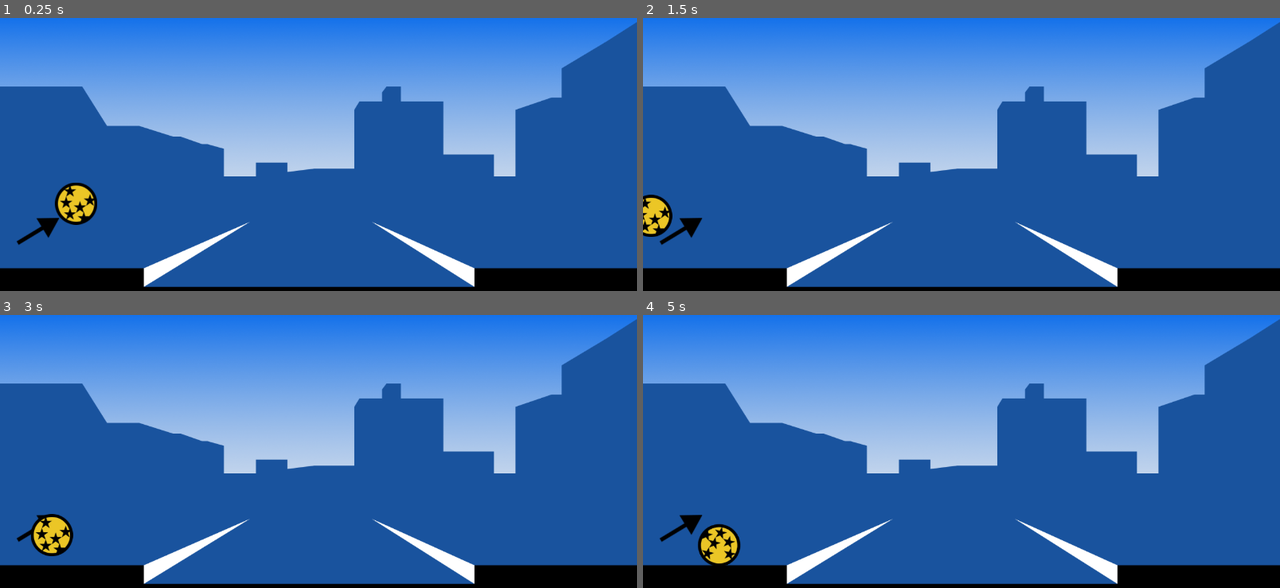
Above: before the commit, frames 1-4 (two rows, left to right).
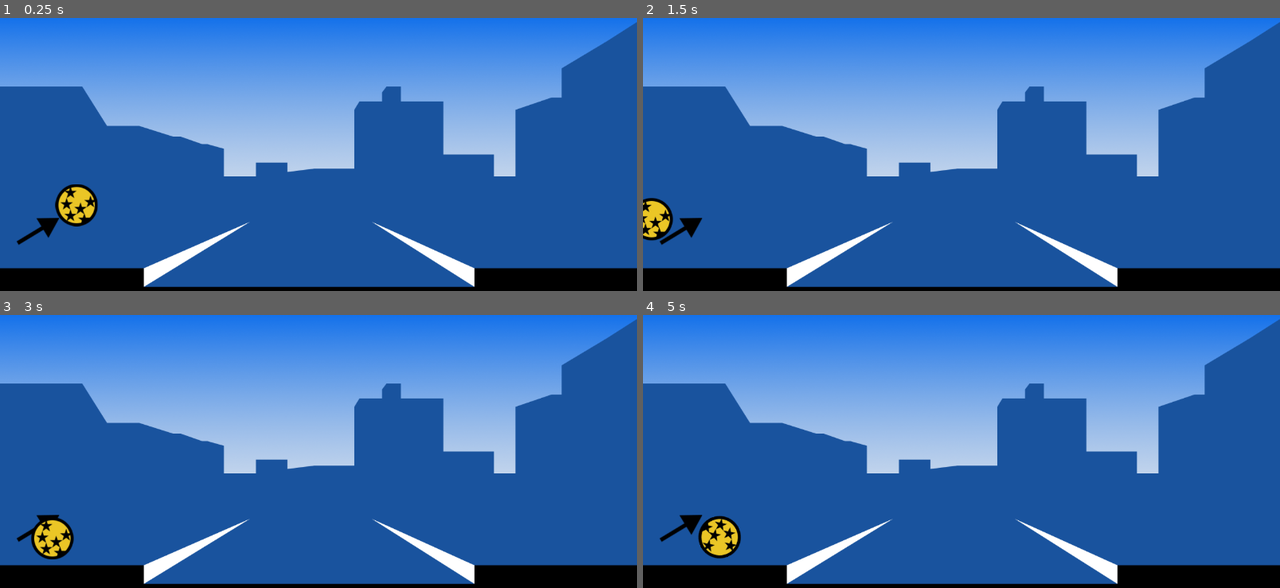
Above: after the commit, the same moments.

Repository: Ravenyy/Godot-Curbs
Game: Godot game, scene res://src/Main.tscn
Same seed, same stepped clock (60 frames per second), same inputs: the game is played once before the commit and once after it. Before the commit the project starts from res://src/scene1.tscn.
Inputs (mouse positions are in pixels of both pictures, inside the frame that each line leads up to):
- Up to frame 1 (0.25 s): no input
- Up to frame 2 (1.5 s): tap Enter at 0.5 s; move the mouse to (1101, 140) at 0.52 s; press the mouse at (1101, 140) at 0.53 s; tap Space at 1.25 s; move the mouse to (834, 168) at 1.27 s; release the mouse at (834, 168) at 1.28 s; click (834, 168) at 1.35 s
- Up to frame 3 (3 s): tap Enter at 2 s; move the mouse to (382, 391) at 2.02 s; press the mouse at (382, 391) at 2.03 s; tap Space at 2.75 s; move the mouse to (286, 506) at 2.77 s; release the mouse at (286, 506) at 2.78 s; click (286, 506) at 2.85 s
- Up to frame 4 (5 s): move the mouse to (1152, 492) at 3.52 s; press the mouse at (1152, 492) at 3.53 s; tap Enter at 4.25 s; move the mouse to (770, 410) at 4.27 s; release the mouse at (770, 410) at 4.28 s; click (770, 410) at 4.35 s

The runs differ from the first frame. In frame 1, 0.4% of the frame differs, in the area x 8-16%, y 60-77%; in frame 2, 0.4%; in frame 3, 0.6%; in frame 4, 0.8%, in the area x 8-16%, y 73-92%.

Commit message:
Changed scenes

Diff:
--- a/project.godot
+++ b/project.godot
@@ -11,7 +11,7 @@
 [application]
 
 config/name="curbs1"
-run/main_scene="res://src/scene1.tscn"
+run/main_scene="res://src/Main.tscn"
 config/icon="res://icon.png"
 
 [display]
--- a/src/throw.gd
+++ b/scripts/Throw.gd
@@ -3,6 +3,7 @@
 onready var visibility_notifier = get_node("VisibilityNotifier2D")
 var dragging
 var drag_start = Vector2()
+
 
 func _input(event):
 	if event.is_action_pressed("click") and not dragging:
@@ -18,4 +19,4 @@
 
 func _on_VisibilityNotifier2D_screen_exited():
 	mode = MODE_STATIC
-	set_position(Vector2(0, 0))
+	set_position(Vector2(154, 377))
--- /dev/null
+++ b/src/Main.tscn
@@ -0,0 +1,49 @@
+[gd_scene load_steps=8 format=2]
+
+[ext_resource path="res://src/Left_Curb.tscn" type="PackedScene" id=2]
+[ext_resource path="res://assets/street_1.png" type="Texture" id=3]
+[ext_resource path="res://assets/arrow.png" type="Texture" id=4]
+[ext_resource path="res://assets/white_tile.png" type="Texture" id=5]
+[ext_resource path="res://src/Right_Curb.tscn" type="PackedScene" id=6]
+[ext_resource path="res://src/Asphalt.tscn" type="PackedScene" id=7]
+[ext_resource path="res://src/Ball.tscn" type="PackedScene" id=8]
+
+[node name="Main" type="Node2D"]
+
+[node name="White Background" type="TextureRect" parent="."]
+margin_left = -6.0
+margin_top = -9.0
+margin_right = 1282.0
+margin_bottom = 552.0
+texture = ExtResource( 5 )
+expand = true
+__meta__ = {
+"_edit_use_anchors_": false
+}
+
+[node name="Street Background" type="TextureRect" parent="."]
+margin_left = -8.0
+margin_top = -9.0
+margin_right = 1463.0
+margin_bottom = 795.0
+rect_scale = Vector2( 0.88, 0.8 )
+texture = ExtResource( 3 )
+__meta__ = {
+"_edit_use_anchors_": false
+}
+
+[node name="Arrow" type="Sprite" parent="."]
+position = Vector2( 76, 430 )
+texture = ExtResource( 4 )
+
+[node name="Ball" parent="." instance=ExtResource( 8 )]
+position = Vector2( 154, 377 )
+
+[node name="Asphalt" parent="." instance=ExtResource( 7 )]
+position = Vector2( 577, 568 )
+
+[node name="Left Curb" parent="." instance=ExtResource( 2 )]
+position = Vector2( -49, 527 )
+
+[node name="Right Curb" parent="." instance=ExtResource( 6 )]
+position = Vector2( 1292, 527 )
--- a/src/asphalt.tscn
+++ b/src/asphalt.tscn
@@ -1,12 +1,17 @@
-[gd_scene load_steps=2 format=2]
+[gd_scene load_steps=3 format=2]
 
 [sub_resource type="RectangleShape2D" id=1]
-extents = Vector2( 87.75, 16 )
+extents = Vector2( 566, 26 )
 
-[node name="Node2D" type="Node2D"]
+[sub_resource type="RectangleShape2D" id=2]
+extents = Vector2( 566, 26 )
+
+[node name="Asphalt" type="Area2D"]
 
 [node name="StaticBody2D" type="StaticBody2D" parent="."]
 
 [node name="CollisionShape2D" type="CollisionShape2D" parent="StaticBody2D"]
-scale = Vector2( 4, 1 )
 shape = SubResource( 1 )
+
+[node name="CollisionShape2D" type="CollisionShape2D" parent="."]
+shape = SubResource( 2 )
--- /dev/null
+++ b/src/asphalt_collision.gd
@@ -0,0 +1,10 @@
+extends Node2D
+
+
+onready var ball = get_tree().get_root().find_node("Ball", true, false)
+
+func _on_Area2D_body_entered(body):
+	ball.connect("touch", self, "handle_touch")
+
+func handle_touch():
+	print("Enemy has spotted me")
--- a/src/ball.tscn
+++ b/src/ball.tscn
@@ -1,30 +1,34 @@
-[gd_scene load_steps=5 format=2]
+[gd_scene load_steps=6 format=2]
 
 [ext_resource path="res://assets/ball.png" type="Texture" id=1]
-[ext_resource path="res://src/throw.gd" type="Script" id=2]
+[ext_resource path="res://scripts/Throw.gd" type="Script" id=2]
 
-[sub_resource type="PhysicsMaterial" id=2]
-bounce = 0.5
+[sub_resource type="PhysicsMaterial" id=3]
+bounce = 0.6
 
 [sub_resource type="CircleShape2D" id=1]
 radius = 42.9535
 
-[node name="Ball" type="Node2D"]
+[sub_resource type="CircleShape2D" id=2]
+radius = 43.1856
 
-[node name="RigidBody2D" type="RigidBody2D" parent="."]
-collision_layer = 3
-collision_mask = 3
+[node name="Ball" type="RigidBody2D"]
 mode = 1
-physics_material_override = SubResource( 2 )
-gravity_scale = 6.0
+physics_material_override = SubResource( 3 )
+gravity_scale = 8.0
 script = ExtResource( 2 )
 
-[node name="CollisionShape2D" type="CollisionShape2D" parent="RigidBody2D"]
+[node name="CollisionShape2D" type="CollisionShape2D" parent="."]
 shape = SubResource( 1 )
 
-[node name="Sprite" type="Sprite" parent="RigidBody2D"]
+[node name="Sprite" type="Sprite" parent="."]
 texture = ExtResource( 1 )
 
-[node name="VisibilityNotifier2D" type="VisibilityNotifier2D" parent="RigidBody2D"]
+[node name="VisibilityNotifier2D" type="VisibilityNotifier2D" parent="."]
 
-[connection signal="screen_exited" from="RigidBody2D/VisibilityNotifier2D" to="RigidBody2D" method="_on_VisibilityNotifier2D_screen_exited"]
+[node name="Area2D" type="Area2D" parent="."]
+
+[node name="CollisionShape2D" type="CollisionShape2D" parent="Area2D"]
+shape = SubResource( 2 )
+
+[connection signal="screen_exited" from="VisibilityNotifier2D" to="." method="_on_VisibilityNotifier2D_screen_exited"]
--- a/src/right_curb.gd
+++ b/src/collisions_detector.gd
@@ -1,5 +1,6 @@
 extends Node2D
-
+signal touch
 
 func _on_Area2D_body_entered(body):
-	print("dziala")
+#func _ready():
+	emit_signal("touch")
--- a/src/left_curb.tscn
+++ b/src/left_curb.tscn
@@ -1,9 +1,17 @@
-[gd_scene load_steps=2 format=2]
+[gd_scene load_steps=3 format=2]
 
 [sub_resource type="RectangleShape2D" id=1]
-extents = Vector2( 142, 10 )
+extents = Vector2( 338, 23 )
 
-[node name="Node2D" type="Node2D"]
+[sub_resource type="RectangleShape2D" id=2]
+extents = Vector2( 338, 23 )
+
+[node name="Area2D" type="Area2D"]
+
+[node name="StaticBody2D" type="StaticBody2D" parent="."]
+
+[node name="CollisionShape2D" type="CollisionShape2D" parent="StaticBody2D"]
+shape = SubResource( 1 )
 
 [node name="CollisionShape2D" type="CollisionShape2D" parent="."]
-shape = SubResource( 1 )
+shape = SubResource( 2 )
--- a/src/main.gd
+++ /dev/null
@@ -1,10 +0,0 @@
-extends Node2D
-
-onready var ball = $Ball
-
-func _ready():
-	pass
-
-
-func _on_Area2D_body_entered(ball):
-	print("cokolwiek")
--- a/src/right_curb.tscn
+++ b/src/right_curb.tscn
@@ -1,28 +1,17 @@
-[gd_scene load_steps=4 format=2]
+[gd_scene load_steps=3 format=2]
 
-[ext_resource path="res://src/right_curb.gd" type="Script" id=1]
+[sub_resource type="RectangleShape2D" id=1]
+extents = Vector2( 338, 23 )
 
 [sub_resource type="RectangleShape2D" id=2]
-extents = Vector2( 142, 10 )
+extents = Vector2( 338, 23 )
 
-[sub_resource type="RectangleShape2D" id=1]
-extents = Vector2( 142, 10 )
-
-[node name="Node2D" type="Node2D"]
-script = ExtResource( 1 )
+[node name="Area2D" type="Area2D"]
 
 [node name="StaticBody2D" type="StaticBody2D" parent="."]
-collision_layer = 2
-collision_mask = 2
 
 [node name="CollisionShape2D" type="CollisionShape2D" parent="StaticBody2D"]
-shape = SubResource( 2 )
-
-[node name="Area2D" type="Area2D" parent="."]
-collision_layer = 2
-collision_mask = 2
-
-[node name="CollisionShape2D" type="CollisionShape2D" parent="Area2D"]
 shape = SubResource( 1 )
 
-[connection signal="body_entered" from="Area2D" to="." method="_on_Area2D_body_entered"]
+[node name="CollisionShape2D" type="CollisionShape2D" parent="."]
+shape = SubResource( 2 )
--- a/src/scene1.tscn
+++ /dev/null
@@ -1,71 +0,0 @@
-[gd_scene load_steps=9 format=2]
-
-[ext_resource path="res://assets/street_1.png" type="Texture" id=1]
-[ext_resource path="res://assets/white_tile.png" type="Texture" id=2]
-[ext_resource path="res://assets/arrow.png" type="Texture" id=3]
-[ext_resource path="res://src/ball.tscn" type="PackedScene" id=4]
-[ext_resource path="res://src/asphalt.tscn" type="PackedScene" id=5]
-[ext_resource path="res://src/main.gd" type="Script" id=8]
-
-[sub_resource type="RectangleShape2D" id=1]
-extents = Vector2( 534.5, 19 )
-
-[sub_resource type="RectangleShape2D" id=2]
-extents = Vector2( 534.5, 19 )
-
-[node name="Main" type="Node2D"]
-script = ExtResource( 8 )
-
-[node name="White Background" type="TextureRect" parent="."]
-margin_left = -6.0
-margin_top = -9.0
-margin_right = 1282.0
-margin_bottom = 552.0
-texture = ExtResource( 2 )
-expand = true
-__meta__ = {
-"_edit_use_anchors_": false
-}
-
-[node name="Street Background" type="TextureRect" parent="."]
-margin_left = -8.0
-margin_top = -9.0
-margin_right = 1463.0
-margin_bottom = 795.0
-rect_scale = Vector2( 0.88, 0.8 )
-texture = ExtResource( 1 )
-__meta__ = {
-"_edit_use_anchors_": false
-}
-
-[node name="Arrow" type="Sprite" parent="."]
-position = Vector2( 76, 430 )
-texture = ExtResource( 3 )
-
-[node name="Ball" parent="." instance=ExtResource( 4 )]
-position = Vector2( 153, 374 )
-
-[node name="Asphalt" parent="." instance=ExtResource( 5 )]
-position = Vector2( 597, 558 )
-scale = Vector2( 2, 1 )
-
-[node name="Left Curb" parent="." instance=ExtResource( 5 )]
-position = Vector2( -63, 523 )
-scale = Vector2( 1, 1.2 )
-
-[node name="Right Curb" type="Area2D" parent="."]
-position = Vector2( 1122, 515 )
-collision_layer = 2
-collision_mask = 2
-
-[node name="StaticBody2D" type="StaticBody2D" parent="Right Curb"]
-
-[node name="CollisionShape2D" type="CollisionShape2D" parent="Right Curb/StaticBody2D"]
-position = Vector2( 366.5, 8 )
-shape = SubResource( 1 )
-
-[node name="CollisionShape2D" type="CollisionShape2D" parent="Right Curb"]
-position = Vector2( 366.5, 8 )
-shape = SubResource( 2 )
-
-[connection signal="body_entered" from="Right Curb" to="." method="_on_Area2D_body_entered"]
